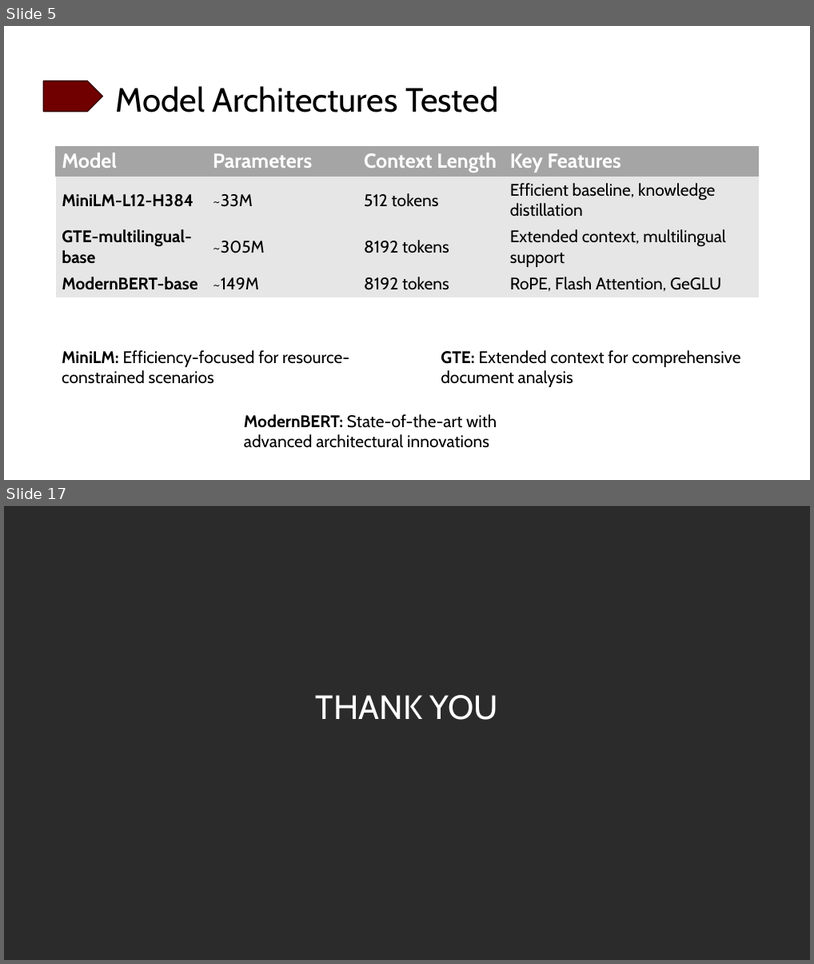
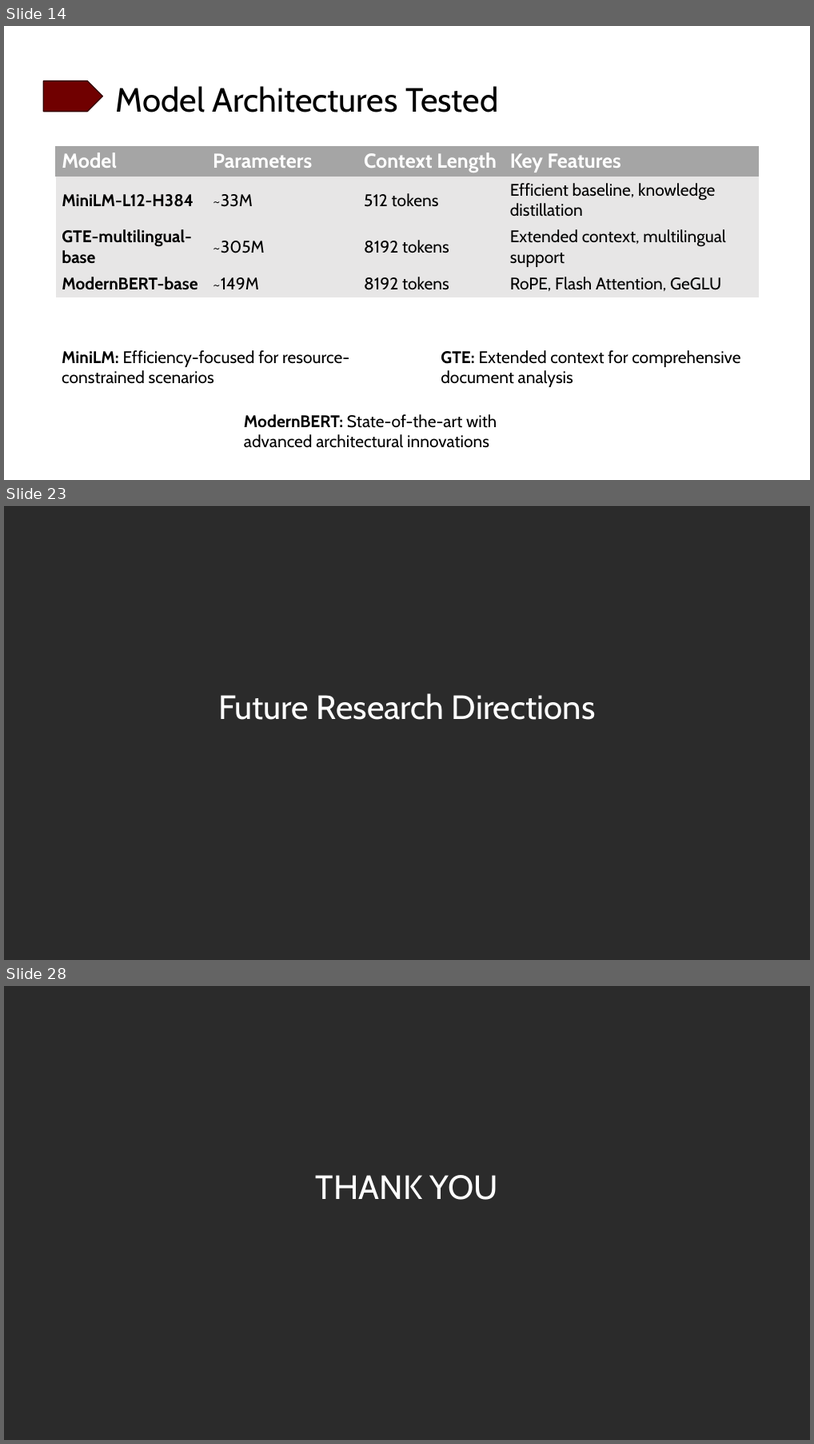
Before and after one commit to skfrost19/cross-encoder-modal, a slide deck: cross_encoder/thesis/Thesis_presentation.pptx. Shown one above the other, each under a label of ours: slides 5 and 17 before the commit, slides 14, 23 and 28 after it; the slides between them are not shown. The pictures are 814x964 and 814x1444 pixels, drawn with LibreOffice and Linux fonts; fonts in the diff are those of the drawing; background and template pictures are left out; a plain dark background stands for a picture behind light text. Boxes give left, top, right and bottom in pixels: in the first picture for what was removed or moved away, otherwise in the second. Text is boxed around its words. In the diff, an @@ line names an element or a change of style, - is before the commit and + after.

```diff
--- a/cross_encoder/thesis/Thesis_presentation.pptx
+++ b/cross_encoder/thesis/Thesis_presentation.pptx
@@ slide 23 added at <box>4,506,810,960</box>, background picture (left out) @@
@@ title added at <box>219,693,596,720</box>, 40 pt, text #FFFFFF @@
+Future Research Directions
@@ what was slide 5 is now slide 14 @@
@@ what was slide 17 is now slide 28 @@
```
Also in this commit, not shown: 15 slides changed, 10 other slides added, 3 other files.
